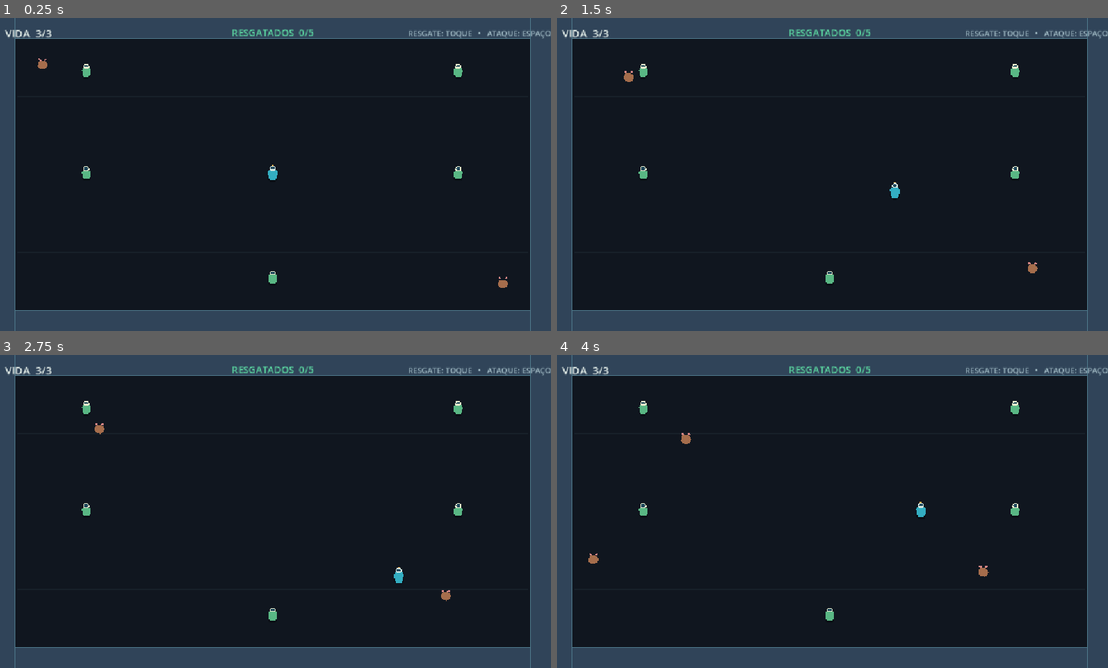
Above: before the commit, frames 1-4 (two rows, left to right).
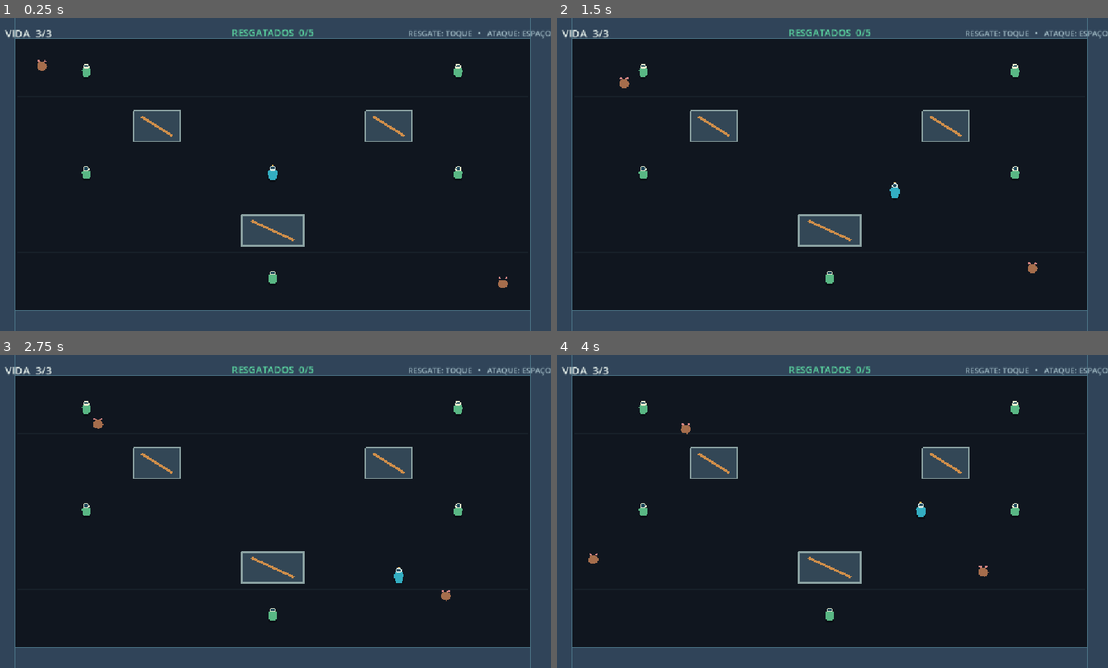
Above: after the commit, the same moments.

Repository: edubianchi9/resgate-estelar
Game: Godot game, scene res://scenes/partida.tscn
The game is run twice, just before and just after one commit, with the same random seed, the same clock (stepped at 60 frames per second) and the same inputs.
Inputs:
- Up to frame 1 (0.25 s): no input
- Up to frame 2 (1.5 s): tap Enter (restart) at 0.5 s; hold Right (right) 0.53-1.28 s; tap Space (attack) at 0.6, 1.35 s; hold Down (down) from 1.28 s (still down)
- Up to frame 3 (2.75 s): release Down (down) at 2.03 s; hold Right (right) from 2.03 s (still down); tap Space (attack) at 2.1 s
- Up to frame 4 (4 s): release Right (right) at 2.78 s; hold Up (up) 2.78-3.53 s; tap Space (attack) at 2.85, 3.6 s; hold Left (left) from 3.53 s (still down)

The runs differ from the first frame. In frame 1, 3.0% of the frame differs, in the area x 6-75%, y 12-74%; in frame 2, 3.1%; in frame 3, 3.1%; in frame 4, 3.1%, in the area x 22-75%, y 21-74%.

Commit message:
aula-10: ratos contornam obstáculos
adiciona caixas de carga com colisão e estados para perseguição, desvio e ataque.

Diff:
--- a/scenes/arena.tscn
+++ b/scenes/arena.tscn
@@ -1,12 +1,22 @@
-[gd_scene load_steps=4 format=3]
+[gd_scene load_steps=8 format=3]
 
 [ext_resource type="PackedScene" path="res://entities/jogador.tscn" id="1_jogador"]
+[ext_resource type="Script" path="res://scripts/navegacao_arena.gd" id="2_navegacao"]
 
 [sub_resource type="RectangleShape2D" id="ParedeHorizontal"]
 size = Vector2(1152, 44)
 
 [sub_resource type="RectangleShape2D" id="ParedeVertical"]
 size = Vector2(44, 648)
+
+[sub_resource type="RectangleShape2D" id="CaixaOeste"]
+size = Vector2(96, 64)
+
+[sub_resource type="RectangleShape2D" id="CaixaLeste"]
+size = Vector2(96, 64)
+
+[sub_resource type="RectangleShape2D" id="CaixaInferior"]
+size = Vector2(128, 64)
 
 [node name="Arena" type="Node2D"]
 
@@ -106,4 +116,75 @@
 [node name="Colisao" type="CollisionShape2D" parent="Paredes/Direita"]
 shape = SubResource("ParedeVertical")
 
+[node name="ObstaculosCarga" type="Node2D" parent="."]
+
+[node name="CargaOeste" type="StaticBody2D" parent="ObstaculosCarga" groups=["obstaculos"]]
+position = Vector2(336, 224)
+collision_layer = 1
+collision_mask = 1
+
+[node name="Visual" type="Polygon2D" parent="ObstaculosCarga/CargaOeste"]
+color = Color(0.2, 0.28, 0.34, 1)
+polygon = PackedVector2Array(-48, -32, 48, -32, 48, 32, -48, 32)
+
+[node name="Borda" type="Line2D" parent="ObstaculosCarga/CargaOeste"]
+points = PackedVector2Array(-48, -32, 48, -32, 48, 32, -48, 32, -48, -32)
+width = 3.0
+default_color = Color(0.55, 0.64, 0.64, 1)
+
+[node name="Faixa" type="Line2D" parent="ObstaculosCarga/CargaOeste"]
+points = PackedVector2Array(-32, -20, 32, 20)
+width = 5.0
+default_color = Color(0.82, 0.56, 0.29, 1)
+
+[node name="Colisao" type="CollisionShape2D" parent="ObstaculosCarga/CargaOeste"]
+shape = SubResource("CaixaOeste")
+
+[node name="CargaLeste" type="StaticBody2D" parent="ObstaculosCarga" groups=["obstaculos"]]
+position = Vector2(816, 224)
+collision_layer = 1
+collision_mask = 1
+
+[node name="Visual" type="Polygon2D" parent="ObstaculosCarga/CargaLeste"]
+color = Color(0.2, 0.28, 0.34, 1)
+polygon = PackedVector2Array(-48, -32, 48, -32, 48, 32, -48, 32)
+
+[node name="Borda" type="Line2D" parent="ObstaculosCarga/CargaLeste"]
+points = PackedVector2Array(-48, -32, 48, -32, 48, 32, -48, 32, -48, -32)
+width = 3.0
+default_color = Color(0.55, 0.64, 0.64, 1)
+
+[node name="Faixa" type="Line2D" parent="ObstaculosCarga/CargaLeste"]
+points = PackedVector2Array(-32, -20, 32, 20)
+width = 5.0
+default_color = Color(0.82, 0.56, 0.29, 1)
+
+[node name="Colisao" type="CollisionShape2D" parent="ObstaculosCarga/CargaLeste"]
+shape = SubResource("CaixaLeste")
+
+[node name="CargaInferior" type="StaticBody2D" parent="ObstaculosCarga" groups=["obstaculos"]]
+position = Vector2(576, 440)
+collision_layer = 1
+collision_mask = 1
+
+[node name="Visual" type="Polygon2D" parent="ObstaculosCarga/CargaInferior"]
+color = Color(0.2, 0.28, 0.34, 1)
+polygon = PackedVector2Array(-64, -32, 64, -32, 64, 32, -64, 32)
+
+[node name="Borda" type="Line2D" parent="ObstaculosCarga/CargaInferior"]
+points = PackedVector2Array(-64, -32, 64, -32, 64, 32, -64, 32, -64, -32)
+width = 3.0
+default_color = Color(0.55, 0.64, 0.64, 1)
+
+[node name="Faixa" type="Line2D" parent="ObstaculosCarga/CargaInferior"]
+points = PackedVector2Array(-44, -20, 44, 20)
+width = 5.0
+default_color = Color(0.82, 0.56, 0.29, 1)
+
+[node name="Colisao" type="CollisionShape2D" parent="ObstaculosCarga/CargaInferior"]
+shape = SubResource("CaixaInferior")
+
+[node name="Navegacao" type="Node2D" parent="."]
+script = ExtResource("2_navegacao")
+
 [node name="Entidades" type="Node2D" parent="."]
--- a/scenes/partida.tscn
+++ b/scenes/partida.tscn
@@ -55,10 +55,11 @@
 anchor_top = 0.5
 anchor_right = 0.5
 anchor_bottom = 0.5
-offset_left = -220.0
-offset_top = -54.0
-offset_right = 220.0
-offset_bottom = 54.0
+offset_left = -450.0
+offset_top = -110.0
+offset_right = 450.0
+offset_bottom = 110.0
+grow_horizontal = 0
 theme_override_colors/font_color = Color(1, 0.72, 0.32, 1)
 theme_override_font_sizes/font_size = 38
 text = "DERROTA\nEnter para reiniciar"
--- a/scripts/aliado.gd
+++ b/scripts/aliado.gd
@@ -1,4 +1,4 @@
-# Origem: código desenvolvido com assistência do ChatGPT.
+# Código desenvolvido com ajuda do ChatGPT.
 extends CharacterBody2D
 class_name Aliado
 
--- a/scripts/jogador.gd
+++ b/scripts/jogador.gd
@@ -1,11 +1,11 @@
-# Origem: código desenvolvido com assistência do ChatGPT.
+# Código desenvolvido com ajuda do ChatGPT.
 extends CharacterBody2D
 class_name Jogador
 
 signal vidas_alteradas(vidas: int, maximo: int)
 signal derrotado
 
-## Velocidade inicial do personagem, em pixels por segundo.
+## Velocidade de movimento, em pixels por segundo.
 @export var velocidade: float = 180.0
 @export var vidas_maximas: int = 3
 @export var intervalo_ataque: float = 0.55
@@ -30,7 +30,7 @@
 
 
 func _physics_process(delta: float) -> void:
-	# Input.get_vector limita a magnitude a 1, então a diagonal não fica mais rápida.
+	# Input.get_vector limita o tamanho do vetor a 1, então a diagonal não aumenta a velocidade.
 	var direcao := Input.get_vector("left", "right", "up", "down")
 	if direcao != Vector2.ZERO:
 		if absf(direcao.x) > absf(direcao.y):
--- /dev/null
+++ b/scripts/navegacao_arena.gd
@@ -0,0 +1,72 @@
+# Código desenvolvido com ajuda do ChatGPT.
+extends Node2D
+class_name NavegacaoArena
+
+const TAMANHO_CELULA := Vector2(32.0, 32.0)
+const REGIAO := Rect2i(2, 2, 32, 16)
+const MARGEM_OBSTACULO := 12.0
+
+var _grade := AStarGrid2D.new()
+
+
+func _ready() -> void:
+	_grade.region = REGIAO
+	_grade.cell_size = TAMANHO_CELULA
+	_grade.offset = TAMANHO_CELULA / 2.0
+	_grade.diagonal_mode = AStarGrid2D.DIAGONAL_MODE_ONLY_IF_NO_OBSTACLES
+	_grade.default_compute_heuristic = AStarGrid2D.HEURISTIC_OCTILE
+	_grade.default_estimate_heuristic = AStarGrid2D.HEURISTIC_OCTILE
+	_grade.update()
+	_marcar_obstaculos()
+
+
+func obter_caminho(origem: Vector2, destino: Vector2) -> PackedVector2Array:
+	var celula_origem := _posicao_para_celula(origem)
+	var inicio := _celula_livre_mais_proxima(celula_origem)
+	var fim := _celula_livre_mais_proxima(_posicao_para_celula(destino))
+	if inicio == Vector2i(-1, -1) or fim == Vector2i(-1, -1):
+		return PackedVector2Array()
+
+	var ids := _grade.get_id_path(inicio, fim)
+	var caminho := PackedVector2Array()
+	# Se voltar ao centro da célula atual a cada recálculo, o rato oscila.
+	var primeira_etapa := 1 if inicio == celula_origem and ids.size() > 1 else 0
+	for indice in range(primeira_etapa, ids.size()):
+		caminho.append(_grade.get_point_position(ids[indice]))
+	return caminho
+
+
+func _marcar_obstaculos() -> void:
+	for obstaculo in get_tree().get_nodes_in_group("obstaculos"):
+		var colisao := obstaculo.get_node_or_null("Colisao") as CollisionShape2D
+		if colisao == null:
+			continue
+		var forma := colisao.shape as RectangleShape2D
+		if forma == null:
+			continue
+
+		var margem := forma.size * 0.5 + Vector2.ONE * MARGEM_OBSTACULO
+		var minimo := _posicao_para_celula(colisao.global_position - margem)
+		var maximo := _posicao_para_celula(colisao.global_position + margem - Vector2.ONE * 0.01)
+		for x in range(minimo.x, maximo.x + 1):
+			for y in range(minimo.y, maximo.y + 1):
+				var id := Vector2i(x, y)
+				if _grade.is_in_boundsv(id):
+					_grade.set_point_solid(id)
+
+
+func _celula_livre_mais_proxima(origem: Vector2i) -> Vector2i:
+	var limite := maxi(REGIAO.size.x, REGIAO.size.y)
+	for raio in range(limite):
+		for x in range(origem.x - raio, origem.x + raio + 1):
+			for y in range(origem.y - raio, origem.y + raio + 1):
+				if absi(x - origem.x) + absi(y - origem.y) != raio:
+					continue
+				var id := Vector2i(x, y)
+				if _grade.is_in_boundsv(id) and not _grade.is_point_solid(id):
+					return id
+	return Vector2i(-1, -1)
+
+
+func _posicao_para_celula(posicao: Vector2) -> Vector2i:
+	return Vector2i(floori(posicao.x / TAMANHO_CELULA.x), floori(posicao.y / TAMANHO_CELULA.y))
--- a/scripts/partida.gd
+++ b/scripts/partida.gd
@@ -1,4 +1,4 @@
-# Origem: código desenvolvido com assistência do ChatGPT.
+# Código desenvolvido com ajuda do ChatGPT.
 extends Node2D
 
 @export var cena_rato: PackedScene = preload("res://entities/rato.tscn")
@@ -67,6 +67,7 @@
 		posicao = _sortear_borda()
 	var rato := cena_rato.instantiate() as Rato
 	rato.alvo = jogador
+	rato.configurar_navegacao($Arena/Navegacao as NavegacaoArena)
 	rato.alcancou_aliado.connect(_encerrar_por_aliado)
 	$Arena/Entidades.add_child(rato)
 	rato.position = posicao
--- a/scripts/rato.gd
+++ b/scripts/rato.gd
@@ -1,14 +1,23 @@
-# Origem: código desenvolvido com assistência do ChatGPT.
+# Código desenvolvido com ajuda do ChatGPT.
 extends CharacterBody2D
 class_name Rato
 
 signal alcancou_aliado(aliado: Node2D)
 
+enum Estado { PERSEGUIR, CONTORNAR, ATACAR }
+
 @export var velocidade: float = 52.0
 @export var intervalo_dano: float = 0.85
+@export var distancia_ataque: float = 12.0
+@export var intervalo_recalculo_caminho: float = 0.25
 
 var alvo: Node2D
+var navegacao: NavegacaoArena
 var _recarga_dano: float = 0.0
+var _estado: Estado = Estado.PERSEGUIR
+var _caminho: PackedVector2Array = PackedVector2Array()
+var _indice_caminho: int = 0
+var _tempo_recalculo_caminho: float = 0.0
 
 @onready var area_deteccao: Area2D = $Deteccao
 @onready var area_aliado: Area2D = $DeteccaoAliado
@@ -16,19 +25,71 @@
 
 func _physics_process(delta: float) -> void:
 	_recarga_dano = maxf(_recarga_dano - delta, 0.0)
-	if is_instance_valid(alvo):
-		var distancia := global_position.distance_to(alvo.global_position)
-		if distancia > 12.0:
+	if not is_instance_valid(alvo):
+		velocity = Vector2.ZERO
+		move_and_slide()
+		return
+
+	if global_position.distance_to(alvo.global_position) <= distancia_ataque:
+		_estado = Estado.ATACAR
+	elif _linha_ate_alvo_bloqueada():
+		_estado = Estado.CONTORNAR
+	else:
+		_estado = Estado.PERSEGUIR
+
+	match _estado:
+		Estado.PERSEGUIR:
+			_caminho = PackedVector2Array()
+			_indice_caminho = 0
+			_tempo_recalculo_caminho = 0.0
 			velocity = global_position.direction_to(alvo.global_position) * velocidade
-		else:
+		Estado.CONTORNAR:
+			_seguir_caminho(delta)
+		Estado.ATACAR:
 			velocity = Vector2.ZERO
-		move_and_slide()
+	move_and_slide()
 	_processar_contato()
 	_processar_aliado()
 
 
+func configurar_navegacao(nova_navegacao: NavegacaoArena) -> void:
+	navegacao = nova_navegacao
+
+
 func receber_golpe() -> void:
 	queue_free()
+
+
+func _seguir_caminho(delta: float) -> void:
+	if not is_instance_valid(navegacao):
+		velocity = Vector2.ZERO
+		return
+
+	_tempo_recalculo_caminho -= delta
+	if _tempo_recalculo_caminho <= 0.0:
+		_caminho = navegacao.obter_caminho(global_position, alvo.global_position)
+		_indice_caminho = 0
+		_tempo_recalculo_caminho = intervalo_recalculo_caminho
+
+	while _indice_caminho < _caminho.size():
+		if global_position.distance_to(_caminho[_indice_caminho]) >= 9.0:
+			break
+		_indice_caminho += 1
+
+	if _indice_caminho >= _caminho.size():
+		velocity = Vector2.ZERO
+		return
+	velocity = global_position.direction_to(_caminho[_indice_caminho]) * velocidade
+
+
+func _linha_ate_alvo_bloqueada() -> bool:
+	var consulta := PhysicsRayQueryParameters2D.create(
+		global_position,
+		alvo.global_position,
+		1,
+		[get_rid()]
+	)
+	return not get_world_2d().direct_space_state.intersect_ray(consulta).is_empty()
 
 
 func _processar_contato() -> void:
Not shown, added: scripts/navegacao_arena.gd.uid
Not shown, changed: DEVLOG.md
Not shown, changed: README.md
Not shown, changed: docs/superpowers/specs/2026-10-14-resgate-estelar-design.md
